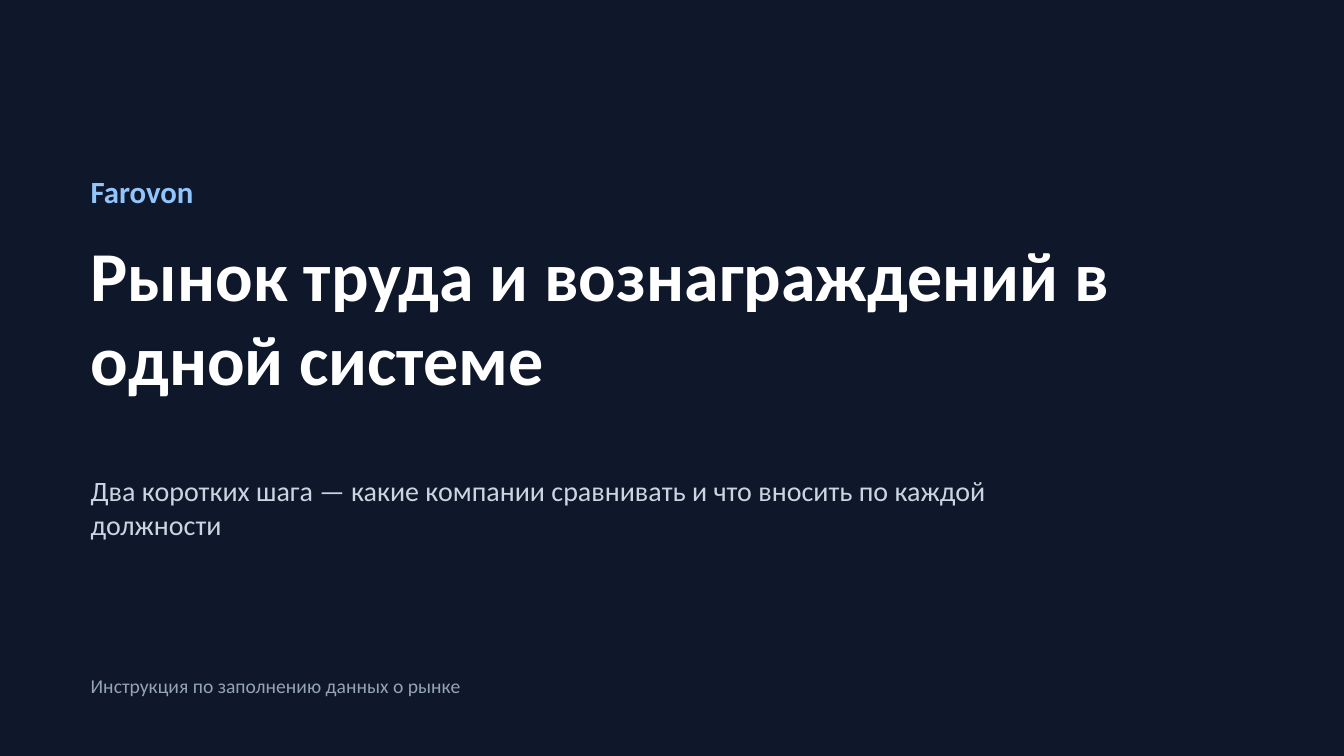
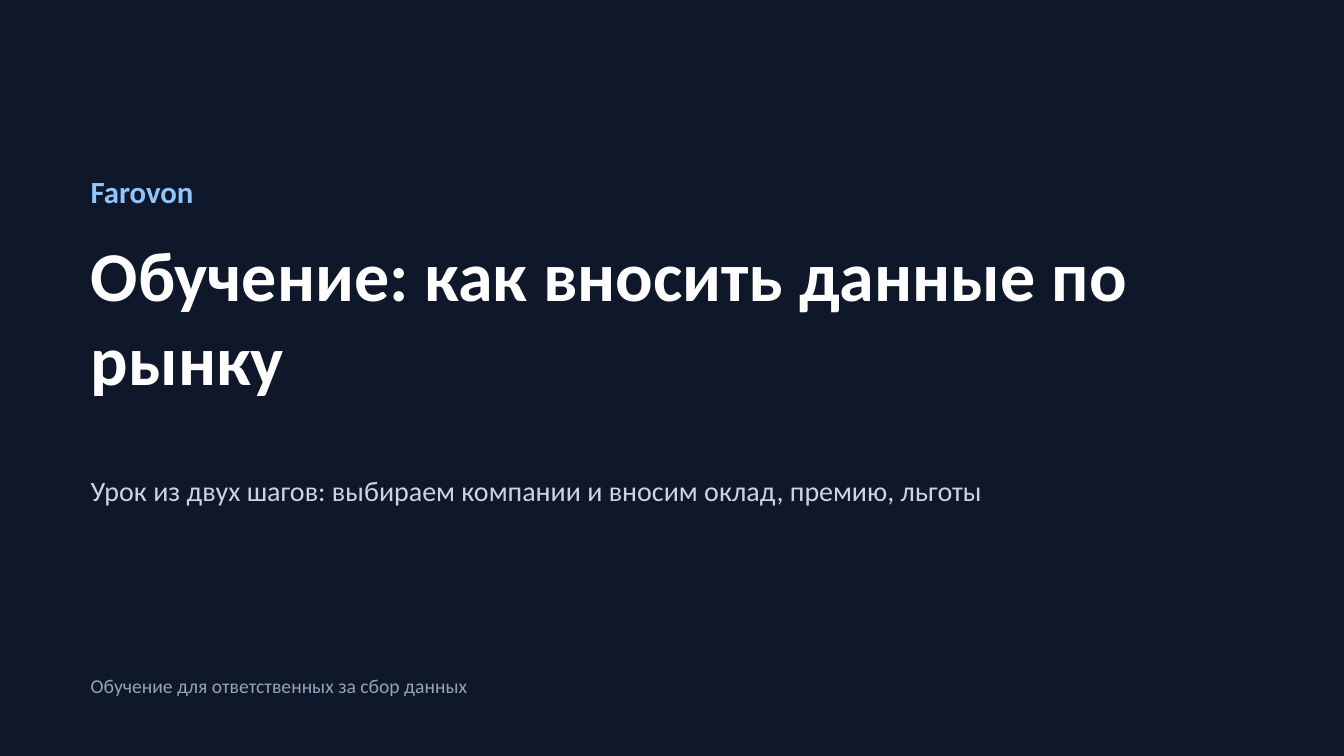
Before and after one commit to Muzaffarkhon/farovon-market-analysis, a slide deck: slide 1 of docs/presentation/exports/Farovon_instruktsiya_zapolnenie.pptx. Drawn at 1344x756 pixels with LibreOffice and Linux fonts; fonts in the diff are those of the drawing. Boxes give left, top, right and bottom in pixels: in the first picture for what was removed or moved away, otherwise in the second. Text is boxed around its words. In the diff, an @@ line names an element or a change of style, - is before the commit and + after.

```diff
--- a/docs/presentation/exports/Farovon_instruktsiya_zapolnenie.pptx
+++ b/docs/presentation/exports/Farovon_instruktsiya_zapolnenie.pptx
@@ text at <box>91,252,1127,396</box>: text changed @@
-Рынок труда и вознаграждений в одной системе
+Обучение: как вносить данные по рынку
@@ text at <box>91,482,982,506</box>: text changed @@
-Два коротких шага — какие компании сравнивать и что вносить по каждой должности
+Урок из двух шагов: выбираем компании и вносим оклад, премию, льготы
@@ text at <box>91,680,467,696</box>: text changed @@
-Инструкция по заполнению данных о рынке
+Обучение для ответственных за сбор данных
```
Also in this commit, not shown: 3 other slides changed, 1 other file.
